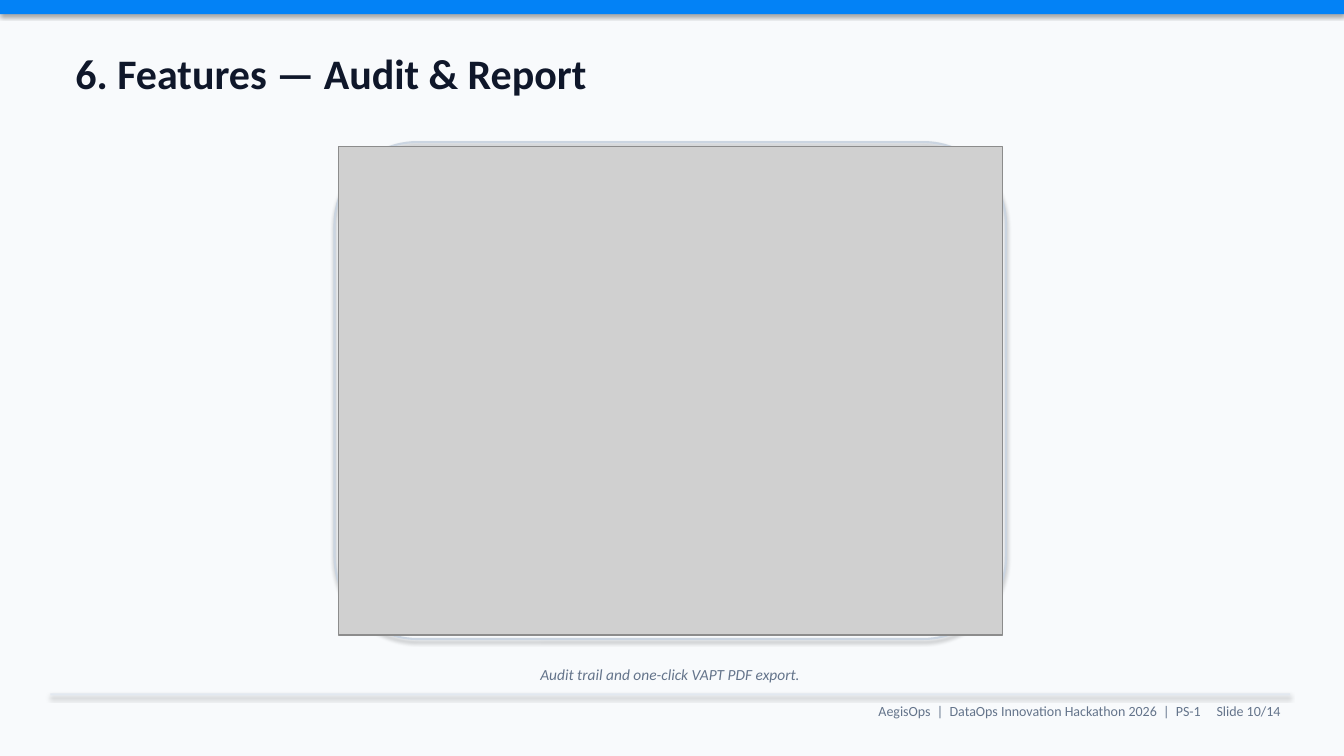
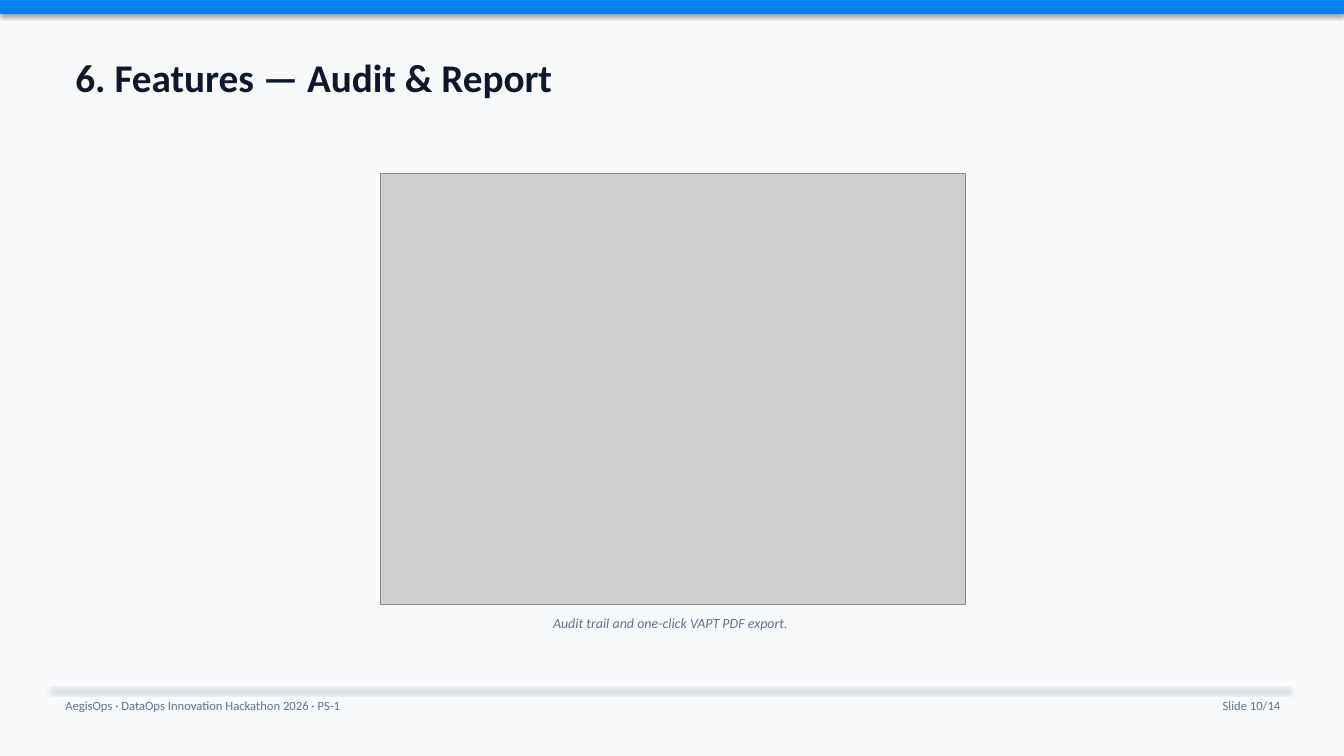
Before and after one commit to visshva-r/AegisOps, a slide deck: slide 10 of ppt/AegisOps_DataOps_Hackathon_2026.pptx. Drawn at 1344x756 pixels with LibreOffice and Linux fonts; fonts in the diff are those of the drawing; grey boxes stand for pictures. Boxes give left, top, right and bottom in pixels: in the first picture for what was removed or moved away, otherwise in the second. Text is boxed around its words. In the diff, an @@ line names an element or a change of style, - is before the commit and + after.

Commit message:
Fix PPT text overlap and spacing across all slides.

```diff
--- a/ppt/AegisOps_DataOps_Hackathon_2026.pptx
+++ b/ppt/AegisOps_DataOps_Hackathon_2026.pptx
@@ text "6. Features — Audit & ..." at bbox=[75, 64, 552, 98]: size 30 to 28 pt @@
@@ rounded rectangle removed at bbox=[335, 142, 1006, 639] @@
@@ picture: place and size @@
-picture at bbox=[339, 146, 1002, 635]
+picture at bbox=[380, 173, 966, 605]
@@ text "Audit trail and one-click VAPT ...": place and size @@
-text "Audit trail and one-click VAPT ..." at bbox=[540, 669, 800, 683]
+text "Audit trail and one-click VAPT ..." at bbox=[553, 618, 788, 630]
@@ text "Audit trail and one-click VAPT ..." at bbox=[553, 618, 788, 630]: size 11 to 10 pt @@
@@ rectangle: place and size @@
-rectangle at bbox=[50, 694, 1291, 696]
+rectangle at bbox=[50, 688, 1291, 690]
@@ text at bbox=[65, 701, 340, 712]: text changed; size 10 to 9 pt @@
-AegisOps | DataOps Innovation Hackathon 2026 | PS-1 Slide 10/14
+AegisOps · DataOps Innovation Hackathon 2026 · PS-1
@@ text added at bbox=[1223, 701, 1280, 710], 9 pt, text #64748B @@
+Slide 10/14
```
Also in this commit, not shown: 13 other slides changed, 1 other file.
